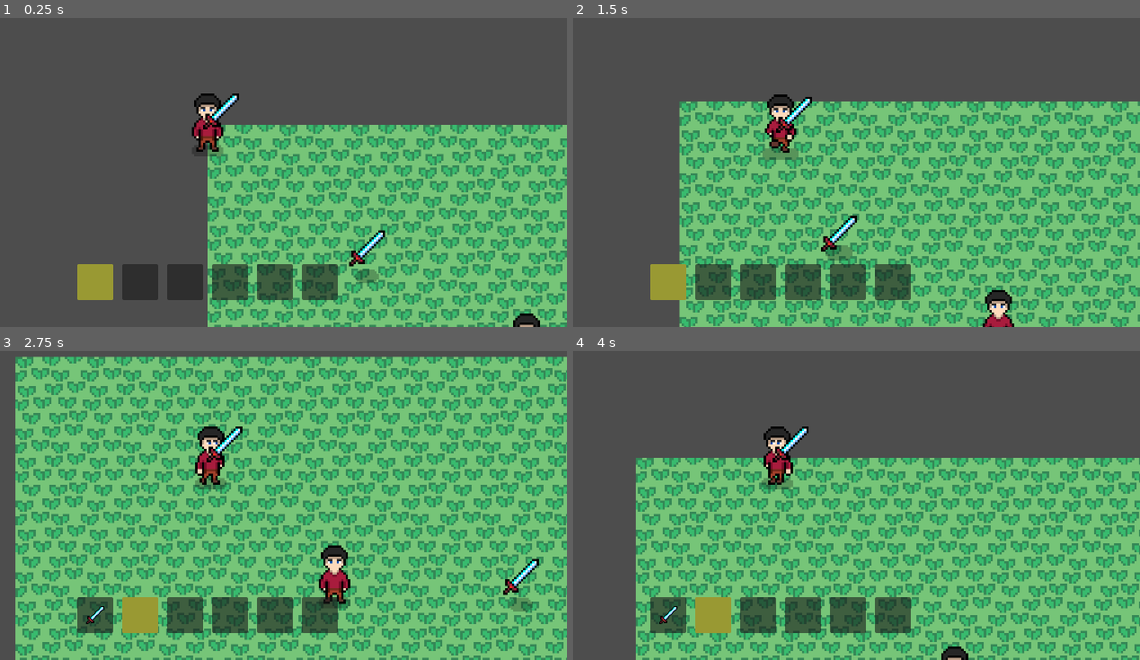
Above: before the commit, frames 1-4 (two rows, left to right).
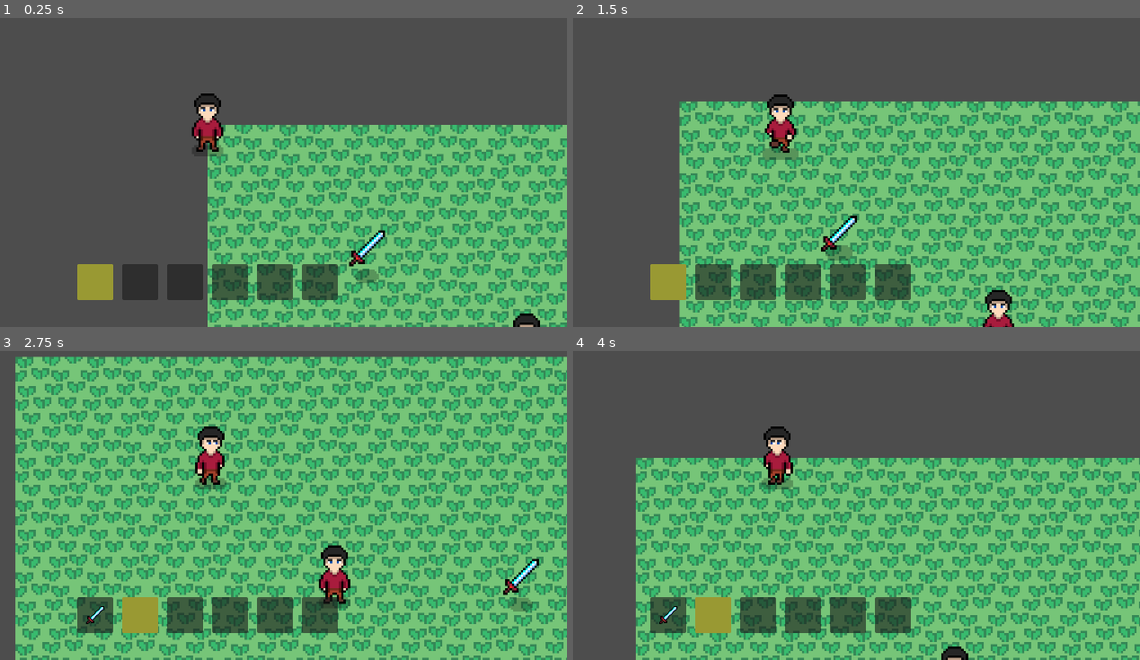
Above: after the commit, the same moments.

Repository: QuocKhangDA22TTD/rpg_game
Game: Godot game, scene res://scenes/demo.tscn
Two runs of this game, one before a commit and one after it. Both use one fixed random seed, a clock stepped at 60 frames per second and the inputs below.
Inputs (mouse positions are in pixels of both pictures, inside the frame that each line leads up to):
- Up to frame 1 (0.25 s): no input
- Up to frame 2 (1.5 s): move the mouse to (941, 104) at 0.52 s; hold Right (ui_right) 0.53-1.28 s; hold Mouse wheel up (hotbar_next) 0.53-1.28 s; move the mouse to (635, 144) at 1.27 s; hold Down (ui_down) from 1.28 s (still down); tap Mouse wheel down (hotbar_previous) at 1.35 s
- Up to frame 3 (2.75 s): move the mouse to (277, 369) at 2.02 s; release Down (ui_down) at 2.03 s; hold Right (ui_right) from 2.03 s (still down); hold Mouse wheel up (hotbar_next) from 2.03 s (still down)
- Up to frame 4 (4 s): move the mouse to (743, 539) at 2.77 s; release Right (ui_right) at 2.78 s; release Mouse wheel up (hotbar_next) at 2.78 s; hold Up (ui_up) 2.78-3.53 s; tap Mouse wheel down (hotbar_previous) at 2.85 s; move the mouse to (998, 517) at 3.52 s; hold Left (ui_left) from 3.53 s (still down); hold Mouse wheel up (hotbar_next) from 3.53 s (still down)

The runs differ from the first frame. In frame 1, 0.2% of the frame differs, in the area x 35-43%, y 24-37%; in frame 2, 0.2%; in frame 3, 0.2%; in frame 4, 0.2%.

Commit message:
Xóa texture của  WeaponSprite2D của scene player.

Diff:
--- a/scenes/player.tscn
+++ b/scenes/player.tscn
@@ -2,7 +2,6 @@
 
 [ext_resource type="Texture2D" uid="uid://duplrhxctrtde" path="res://assets/player.png" id="1_3vyb7"]
 [ext_resource type="Script" uid="uid://dvilgeii024ul" path="res://scripts/player.gd" id="1_g2els"]
-[ext_resource type="Texture2D" uid="uid://833exq3glr5w" path="res://assets/sword.png" id="3_qhqgy"]
 
 [sub_resource type="Animation" id="Animation_g2els"]
 length = 0.001
@@ -408,7 +407,6 @@
 [node name="WeaponPivot" type="Node2D" parent="WeaponVisual" unique_id=396260175]
 
 [node name="WeaponSprite2D" type="Sprite2D" parent="WeaponVisual/WeaponPivot" unique_id=1626332226]
-texture = ExtResource("3_qhqgy")
 offset = Vector2(6, -6)
 
 [node name="AnimationWeapon" type="AnimationPlayer" parent="WeaponVisual" unique_id=1054018421]
